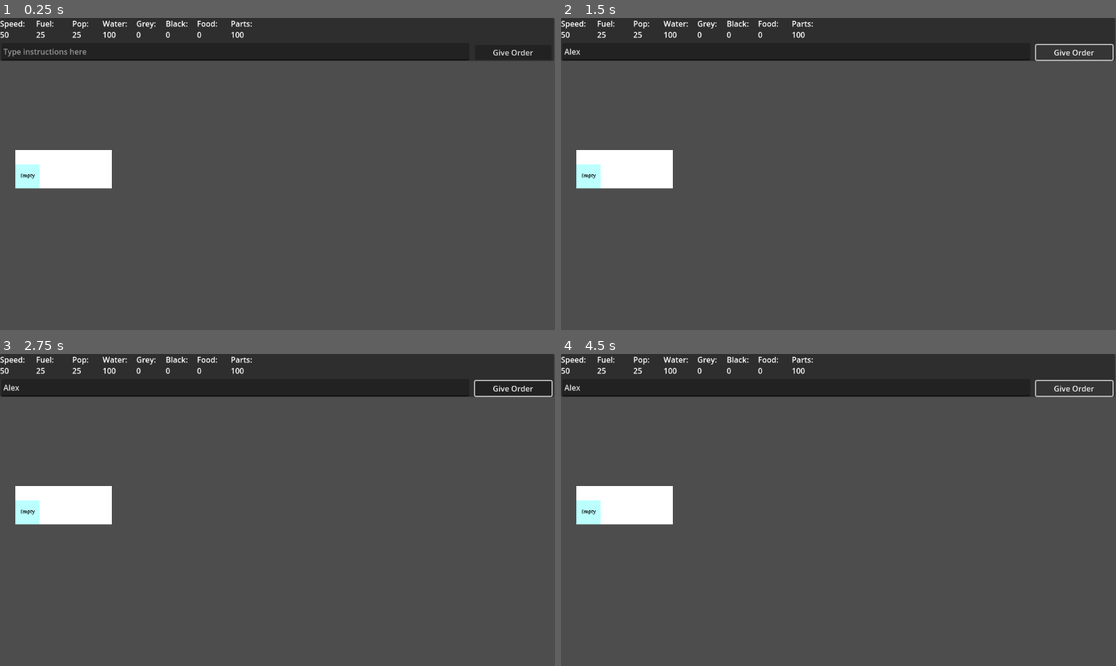
Above: before the commit, frames 1-4 (two rows, left to right).
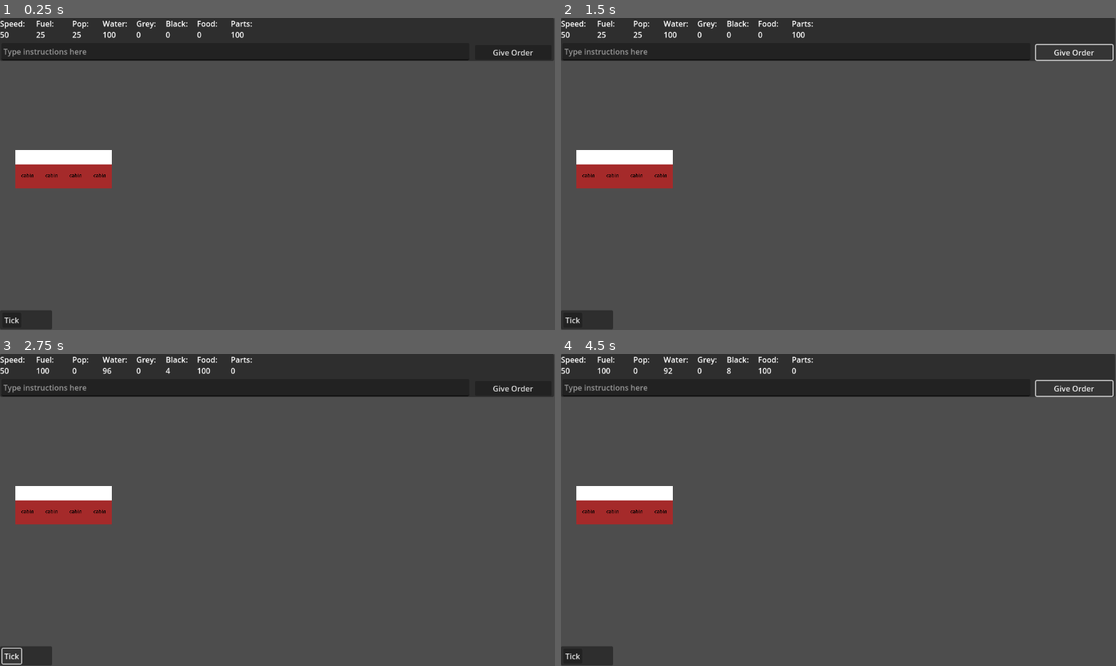
Above: after the commit, the same moments.

Repository: Sphinx111/ed_and_morgs_train_builder
Game: Godot game, scene res://Scenes/traincar.tscn
Two runs of this game, one before a commit and one after it. Both use one fixed random seed, a clock stepped at 60 frames per second and the inputs below. Before the commit the project starts from res://traincar.tscn.
Inputs (mouse positions are in pixels of both pictures, inside the frame that each line leads up to):
- Up to frame 1 (0.25 s): no input
- Up to frame 2 (1.5 s): click (794, 52) at 0.52 s; type "Alex" at 0.6 s; click "Give Order" at 1.25 s
- Up to frame 3 (2.75 s): click (11, 656) at 2 s, where only the run after the commit has a clickable "Tick"
- Up to frame 4 (4.5 s): click "Give Order" at 2.75 s; click (572, 656) at 3.5 s, where only the run after the commit has a clickable "Tick"; click "Give Order" at 4.25 s

The runs differ from the first frame. In frame 1, 1.9% of the frame differs, in the area x 0-21%, y 46-100%; in frame 2, 2.1%; in frame 3, 2.3%, in the area x 0-100%, y 4-100%; in frame 4, 2.3%.

Commit message:
Resource ticks and modules work
Adding modules now possible with text input. Debug panel added for resource ticks. try "add clean water plant to carriage 1, in position 0"

Diff:
--- /dev/null
+++ b/Scenes/module.tscn
@@ -0,0 +1,24 @@
+[gd_scene load_steps=2 format=3 uid="uid://bsfxkkjoo7jrr"]
+
+[ext_resource type="Script" uid="uid://f3bd0aaqxam8" path="res://module.gd" id="1_w1di8"]
+
+[node name="Module" type="Node2D"]
+script = ExtResource("1_w1di8")
+
+[node name="Outline" type="ColorRect" parent="."]
+offset_top = 30.0
+offset_right = 50.0
+offset_bottom = 80.0
+color = Color(0.733333, 1, 1, 1)
+
+[node name="Label" type="Label" parent="."]
+offset_left = 2.0
+offset_top = 46.0
+offset_right = 922.0
+offset_bottom = 339.0
+scale = Vector2(0.05, 0.05)
+theme_override_colors/font_color = Color(0, 0, 0, 1)
+theme_override_font_sizes/font_size = 200
+text = "Empty"
+horizontal_alignment = 1
+autowrap_mode = 1
--- a/traincar.tscn
+++ b/Scenes/traincar.tscn
@@ -1,8 +1,7 @@
-[gd_scene load_steps=5 format=3 uid="uid://dvfa2mi1q8kyn"]
+[gd_scene load_steps=4 format=3 uid="uid://dvfa2mi1q8kyn"]
 
-[ext_resource type="Script" uid="uid://qjl7tjeu1s2e" path="res://traincar.gd" id="1_dxtvp"]
 [ext_resource type="Script" uid="uid://bicwn3r1c7jbq" path="res://Train.gd" id="1_rq5f1"]
-[ext_resource type="Script" uid="uid://f3bd0aaqxam8" path="res://module.gd" id="2_ov8j3"]
+[ext_resource type="PackedScene" uid="uid://g076ilj8t33c" path="res://traincar_base.tscn" id="3_k8lgx"]
 [ext_resource type="Script" uid="uid://csq0nprbdyf3s" path="res://basic_ui.gd" id="4_fqnf8"]
 
 [node name="SceneRoot" type="Control"]
@@ -22,9 +21,9 @@
 offset_right = 1150.0
 offset_bottom = 89.0
 
-[node name="SpeedLabel" type="RichTextLabel" parent="BasicUI/ResourcePanel"]
+[node name="Speed" type="RichTextLabel" parent="BasicUI/ResourcePanel"]
 layout_mode = 0
-offset_right = 60.0
+offset_right = 56.0
 offset_bottom = 46.0
 text = "Speed: 50"
 fit_content = true
@@ -32,16 +31,16 @@
 [node name="Fuel" type="RichTextLabel" parent="BasicUI/ResourcePanel"]
 layout_mode = 0
 offset_left = 75.0
-offset_right = 130.0
+offset_right = 115.0
 offset_bottom = 46.0
 text = "Fuel:
 25"
 fit_content = true
 
-[node name="PopLabel" type="RichTextLabel" parent="BasicUI/ResourcePanel"]
+[node name="Pop" type="RichTextLabel" parent="BasicUI/ResourcePanel"]
 layout_mode = 0
 offset_left = 150.0
-offset_right = 191.0
+offset_right = 188.0
 offset_bottom = 46.0
 text = "Pop: 25"
 fit_content = true
@@ -58,7 +57,7 @@
 [node name="GreyWater" type="RichTextLabel" parent="BasicUI/ResourcePanel"]
 layout_mode = 0
 offset_left = 283.0
-offset_right = 338.0
+offset_right = 331.0
 offset_bottom = 46.0
 text = "Grey:
 0"
@@ -67,7 +66,7 @@
 [node name="BlackWater" type="RichTextLabel" parent="BasicUI/ResourcePanel"]
 layout_mode = 0
 offset_left = 344.0
-offset_right = 399.0
+offset_right = 394.0
 offset_bottom = 46.0
 text = "Black:
 0"
@@ -76,7 +75,7 @@
 [node name="MechParts" type="RichTextLabel" parent="BasicUI/ResourcePanel"]
 layout_mode = 0
 offset_left = 479.0
-offset_right = 534.0
+offset_right = 530.0
 offset_bottom = 46.0
 text = "Parts:
 100"
@@ -85,7 +84,7 @@
 [node name="Food" type="RichTextLabel" parent="BasicUI/ResourcePanel"]
 layout_mode = 0
 offset_left = 409.0
-offset_right = 464.0
+offset_right = 457.0
 offset_bottom = 46.0
 text = "Food:
 0"
@@ -107,37 +106,25 @@
 offset_bottom = 87.0
 text = "Give Order"
 
+[node name="DebugPanel" type="Panel" parent="BasicUI"]
+layout_mode = 0
+offset_top = 607.0
+offset_right = 108.0
+offset_bottom = 647.0
+
+[node name="Button2" type="Button" parent="BasicUI/DebugPanel"]
+layout_mode = 0
+offset_left = 5.0
+offset_top = 5.0
+offset_right = 44.0
+offset_bottom = 36.0
+text = "Tick"
+
 [node name="Train" type="Node2D" parent="."]
 position = Vector2(32, 274)
 script = ExtResource("1_rq5f1")
 
-[node name="Traincar" type="Node2D" parent="Train"]
-script = ExtResource("1_dxtvp")
-
-[node name="Outline" type="ColorRect" parent="Train/Traincar"]
-offset_right = 200.0
-offset_bottom = 80.0
-
-[node name="Module" type="Node2D" parent="Train/Traincar"]
-script = ExtResource("2_ov8j3")
-
-[node name="Outline" type="ColorRect" parent="Train/Traincar/Module"]
-offset_top = 30.0
-offset_right = 50.0
-offset_bottom = 80.0
-color = Color(0.733333, 1, 1, 1)
-
-[node name="Label" type="Label" parent="Train/Traincar/Module"]
-offset_left = 2.0
-offset_top = 46.0
-offset_right = 922.0
-offset_bottom = 339.0
-scale = Vector2(0.05, 0.05)
-theme_override_colors/font_color = Color(0, 0, 0, 1)
-theme_override_font_sizes/font_size = 200
-text = "Empty"
-horizontal_alignment = 1
-autowrap_mode = 1
+[node name="Traincar" parent="Train" instance=ExtResource("3_k8lgx")]
 
 [node name="PassengersManager" type="Node" parent="Train"]
 
@@ -145,3 +132,6 @@
 
 [node name="Camera2D" type="Camera2D" parent="."]
 offset = Vector2(576, 324)
+
+[connection signal="pressed" from="BasicUI/Button" to="BasicUI" method="_on_textinput_press"]
+[connection signal="pressed" from="BasicUI/DebugPanel/Button2" to="BasicUI" method="_on_debug_tick_pressed"]
--- a/Train.gd
+++ b/Train.gd
@@ -4,7 +4,7 @@
 
 var train_name : String = ""	#Give it a name?
 var players = []				#Which players run the train?
-var carriages = []
+var carriages = [null]	# first carriage is the train module?
 
 # x varieties of food
 var res = {
@@ -18,6 +18,7 @@
 	"grey_water" : 0,
 	"black_water" : 0,
 	"mech_parts" : 0,
+	"speed" : 50,
 	"fuel" : 100,
 	"fertiliser" : 20,
 	"seeds1" : 10,
@@ -27,6 +28,9 @@
 	"seeds5" : 10,
 	"seeds6" : 10
 }
+
+func _ready() -> void:
+	carriages.append(find_child("Traincar"))
 
 func get_res(key : String) -> int:
 	if res.has(key):
@@ -41,8 +45,10 @@
 
 func resource_tick():
 	for carriage in carriages:
-		carriage.resource_tick()
-		pass
+		if carriage != null:
+			carriage.resource_tick()
 
 func add_module(type: String, carNum : int, position : int):
-	carriages[carNum].addModule(type, position)
+	if carriages.size() <= position:
+		print_debug("Error: attempting to add module to nonexistent car: " + String.num_int64(position))
+	carriages[carNum].add_module(type, position)
--- a/basic_ui.gd
+++ b/basic_ui.gd
@@ -7,6 +7,23 @@
 
 func do_resource_tick():
 	selectedTrain.resource_tick()
+	resource_panel_update()
+	print("Manual resource tick")
+
+func resource_panel_update():
+	$ResourcePanel/Speed.text = "Speed: " + String.num_int64(selectedTrain.get_res("speed"))
+	$ResourcePanel/Fuel.text = "Fuel: " + String.num_int64(selectedTrain.get_res("fuel"))
+	$ResourcePanel/Pop.text = "Pop: " + String.num_int64(selectedTrain.get_res("pop"))
+	$ResourcePanel/CleanWater.text = "Water: " + String.num_int64(selectedTrain.get_res("clean_water"))
+	$ResourcePanel/GreyWater.text = "Grey: " + String.num_int64(selectedTrain.get_res("grey_water"))
+	$ResourcePanel/BlackWater.text = "Black: " + String.num_int64(selectedTrain.get_res("black_water"))
+	$ResourcePanel/MechParts.text = "Parts: " + String.num_int64(selectedTrain.get_res("mech_parts"))
+	$ResourcePanel/Food.text = "Food: " + String.num_int64(selectedTrain.get_res("food1"))
+
+func _unhandled_input(event: InputEvent) -> void:
+	if event is InputEventAction:
+		if event.action == "enter" and event.is_pressed() == true:
+			_on_textinput_press()
 
 func _on_textinput_press():
 	parse_text_input()
@@ -22,6 +39,7 @@
 	var text = textbox.text
 	text = text.to_lower()
 	var words : PackedStringArray = text.split(" ")
+	textbox.text = ""	# Clear textbox
 	var i = 0
 
 	while i < words.size():
@@ -48,6 +66,8 @@
 			wordsRead = 2
 		elif words[i] == "all" or words[i] == "every":
 			allSubjects = true
+		elif words[i] == "cabin":
+			subject = "cabin"
 		elif words[i] == "greywater" or words[i] == "graywater" or words[i] == "grey_water":
 			subject = "grey_water"
 		elif words[i] == "grey" and words[i+1] == "water":
@@ -76,10 +96,16 @@
 			wordsRead = 2
 
 		i += wordsRead
-
+	print_debug("Input: " + verb + " " + subject + " " + location1 + " " + location2)
 	if verb != "" and subject != "" and location1 != "" and location2 != "":
 		if verb == "build":
 			selectedTrain.add_module(subject, location1.to_int(), location2.to_int())
 			return
 		elif verb == "deconstruct":
 			selectedTrain.remove_module(location1.to_int(), location2.to_int())
+
+
+
+func _on_debug_tick_pressed() -> void:
+	do_resource_tick()
+	pass # Replace with function body.
--- a/module.gd
+++ b/module.gd
@@ -5,15 +5,20 @@
 var parentCar : TraincarBase = null
 var parentTrain : Train = null
 var type : String = "empty"
+var sequence : int = 0
 var efficiency : float = 1.0
 var workers_needed : int = 0
 var luxury_effect : int = 0
 
+var length : int = 50
+var height : int = 50
+
 var enabled : bool = true
 
-func ready():
+func _ready():
 	parentCar = get_parent()
 	parentTrain = parentCar.get_parent()
+	position.x = sequence * length
 
 func resource_tick():
 	if type == "cabin":
@@ -49,7 +54,14 @@
 func cleanup():
 	pass
 
+func set_sequence(newSequence : int):
+	sequence = newSequence
+	position.x = sequence * length
+
 func set_type(newType : String):
 	self.type = newType
-	$Outline.modulate = Color.AQUA
+	if newType == "clean_water":
+		$Outline.color = Color.AQUA
+	elif newType == "cabin":
+		$Outline.color = Color.BROWN
 	$Label.text = newType
--- a/project.godot
+++ b/project.godot
@@ -14,3 +14,11 @@
 run/main_scene="uid://dvfa2mi1q8kyn"
 config/features=PackedStringArray("4.4", "Forward Plus")
 config/icon="res://icon.svg"
+
+[input]
+
+enter={
+"deadzone": 0.2,
+"events": [Object(InputEventKey,"resource_local_to_scene":false,"resource_name":"","device":0,"window_id":0,"alt_pressed":false,"shift_pressed":false,"ctrl_pressed":false,"meta_pressed":false,"pressed":false,"keycode":0,"physical_keycode":4194309,"key_label":0,"unicode":0,"location":0,"echo":false,"script":null)
+]
+}
--- a/traincar.gd
+++ b/traincar.gd
@@ -14,30 +14,32 @@
 
 # List of modules in the car
 var modules = [null, null, null, null]
+var ModuleScene = preload("res://Scenes/module.tscn")
 
-func ready():
+func _ready():
 	position.x = sequence * (length + separation)
-	$Outline.transform.size.x = length
-	$Outline.transform.size.y = height
+	$Outline.size.x = length
+	$Outline.size.y = height
 
 	for i in range(4):
-		add_module("empty", i)
+		add_module("cabin", i)
 
 func resource_tick():
 	for module in modules:
-		module.resource_tick()
+		if module != null:
+			module.resource_tick()
 
 func add_module(type : String, position : int):
 	#Todo: Instance a new Module scene
-	var newModule = ModuleBase.new()
+	var newModule = ModuleScene.instantiate()
+	self.add_child(newModule)
 
 	newModule.set_type(type)
-	newModule.sequence = position
+	newModule.set_sequence(position)
 
 	if modules[position] != null:
 		remove_module(position)
 	modules[position] = newModule
-	add_child(newModule)
 
 func remove_module(position: int):
 	var mod_to_remove = modules[position]
--- /dev/null
+++ b/traincar_base.tscn
@@ -0,0 +1,10 @@
+[gd_scene load_steps=2 format=3 uid="uid://g076ilj8t33c"]
+
+[ext_resource type="Script" uid="uid://qjl7tjeu1s2e" path="res://traincar.gd" id="1_e2hjm"]
+
+[node name="Traincar" type="Node2D"]
+script = ExtResource("1_e2hjm")
+
+[node name="Outline" type="ColorRect" parent="."]
+offset_right = 200.0
+offset_bottom = 80.0
